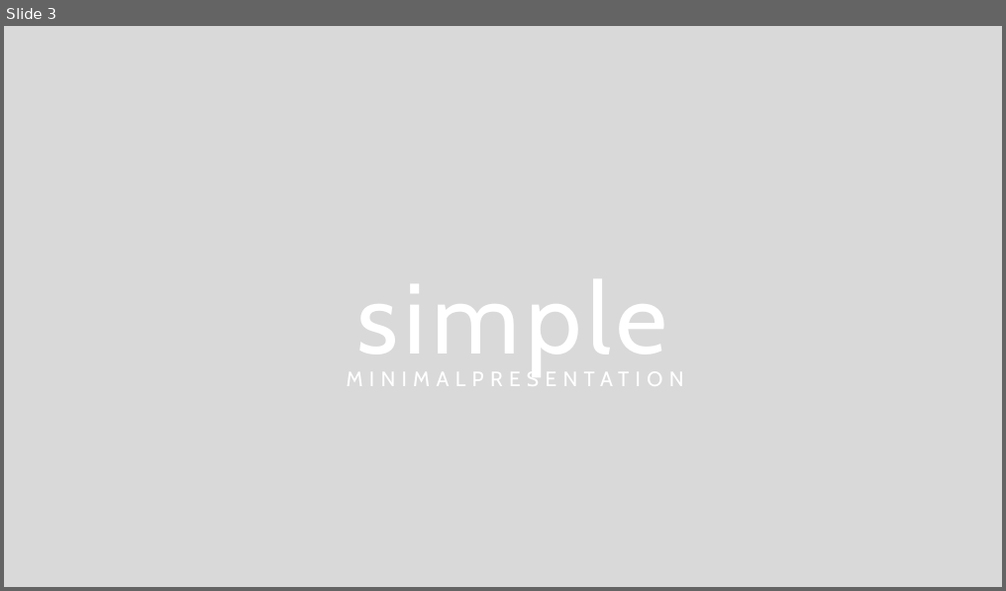
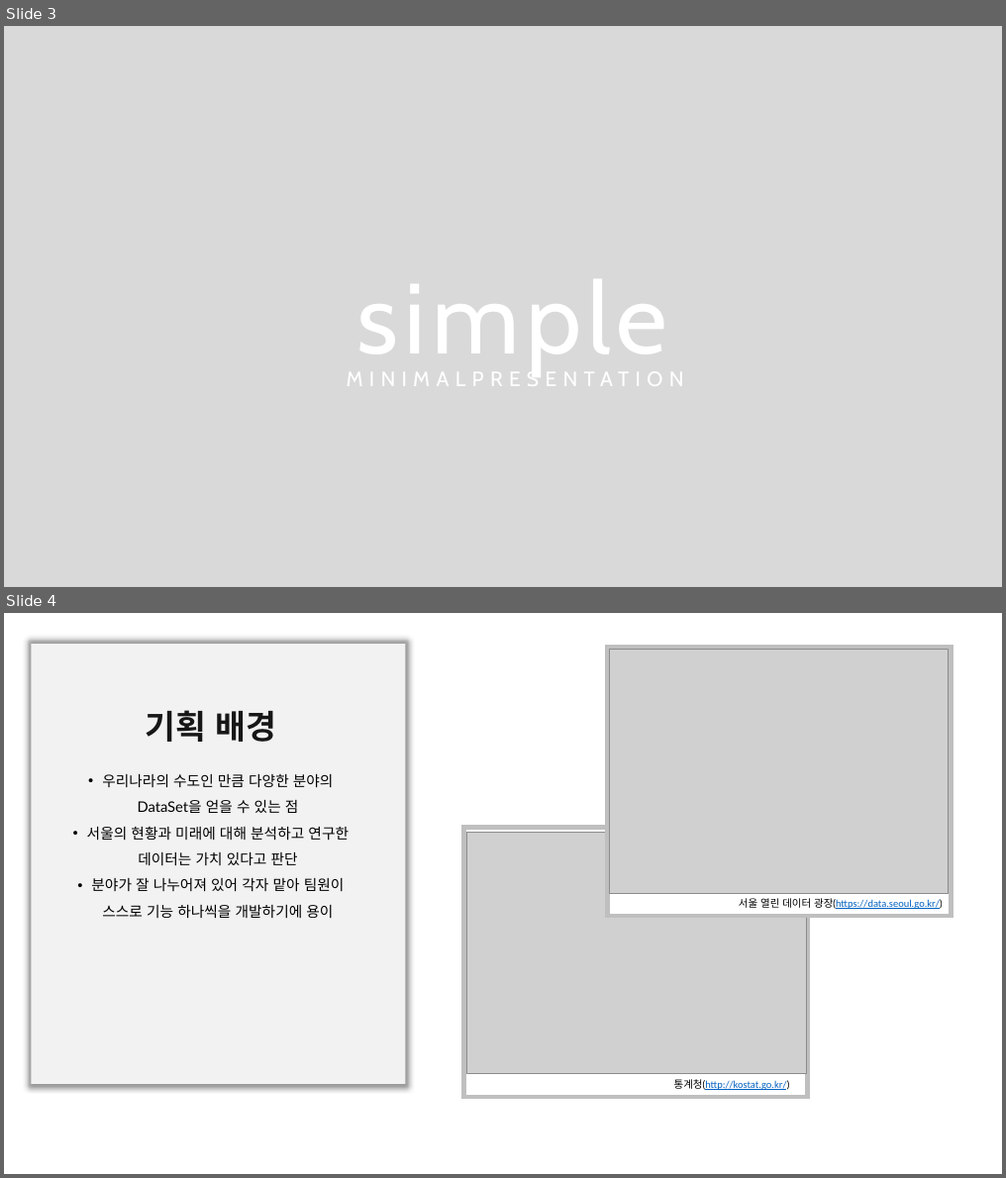
Before and after one commit to bnb1212/TeamProject_Django, a slide deck: 작업 관련 문서/stasia-powerpoint-template/Stasia Free PowerPoint Template/Stasia Free PowerPoint Template.pptx. Shown one above the other, each under a label of ours: slide 3 before the commit, slides 3 and 4 after it. The pictures are 1006x591 and 1006x1178 pixels, drawn with LibreOffice and Linux fonts; fonts in the diff are those of the drawing; grey boxes stand for pictures. Boxes give left, top, right and bottom in pixels: in the first picture for what was removed or moved away, otherwise in the second. Text is boxed around its words. In the diff, an @@ line names an element or a change of style, - is before the commit and + after.

```diff
--- a/작업 관련 문서/stasia-powerpoint-template/Stasia Free PowerPoint Template/Stasia Free PowerPoint Template.pptx
+++ b/작업 관련 문서/stasia-powerpoint-template/Stasia Free PowerPoint Template/Stasia Free PowerPoint Template.pptx
@@ slide 4 added at (x1=4, y1=613, x2=1002, y2=1174), background #FFFFFF @@
@@ rectangle added at (x1=31, y1=644, x2=405, y2=1084), fill #F2F2F2 @@
@@ rectangle added at (x1=607, y1=647, x2=951, y2=916), fill #FFFFFF, outline #BFBFBF 4.5 pt @@
@@ picture added at (x1=610, y1=649, x2=948, y2=894) @@
@@ text added at (x1=145, y1=710, x2=277, y2=742), 32 pt, text #181717, bold @@
+기획 배경
@@ text added at (x1=87, y1=774, x2=349, y2=918), 14 pt, text #000000 @@
+• 우리나라의 수도인 만큼 다양한 분야의 DataSet을 얻을 수 있는 점
+• 서울의 현황과 미래에 대해 분석하고 연구한 데이터는 가치 있다고 판단
+• 분야가 잘 나누어져 있어 각자 맡아 팀원이 스스로 기능 하나씩을 개발하기에 용이
@@ rectangle added at (x1=463, y1=828, x2=807, y2=1097), fill #FFFFFF, outline #BFBFBF 4.5 pt @@
@@ picture added at (x1=466, y1=833, x2=806, y2=1073) @@
@@ text added at (x1=739, y1=898, x2=943, y2=909), 10 pt, text #0563C1, underline @@
+서울 열린 데이터 광장(https://data.seoul.go.kr/)
@@ text added at (x1=674, y1=1079, x2=790, y2=1090), 10 pt, text #0563C1, underline @@
+통계청(http://kostat.go.kr/)
```
Also in this commit, not shown: 2 slides changed, 3 other slides added, 3 slides removed, 7 other files.
